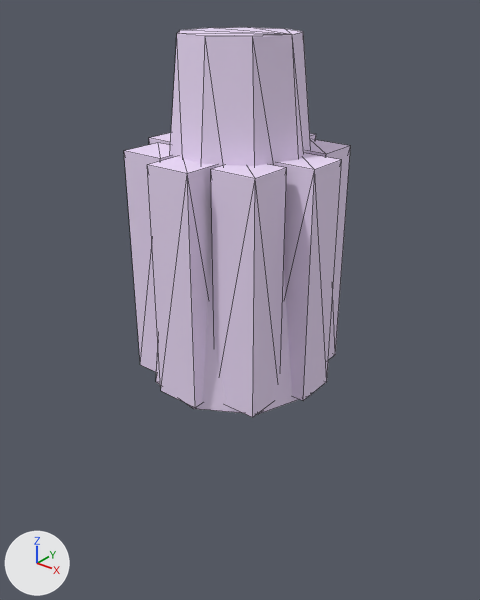
One commit to the OBJ model models/custom_broom_cerdas_starlight.obj: the scene before it, then after it.
Rendered twice from a 50 mm lens placed at (0.577, -0.719, 0.563), pointed at (0.012, -0.013, 0.125). The axes (+X, +Y, +Z) are drawn at lower left. The lights are the same throughout. The picture after the commit comes second. Mesh edges are drawn as thin lines. Where no turn or scale is listed for an object, it has been applied to the vertices.

Names of what the first picture shows: 'custom_broom_cerdas_starlight'.
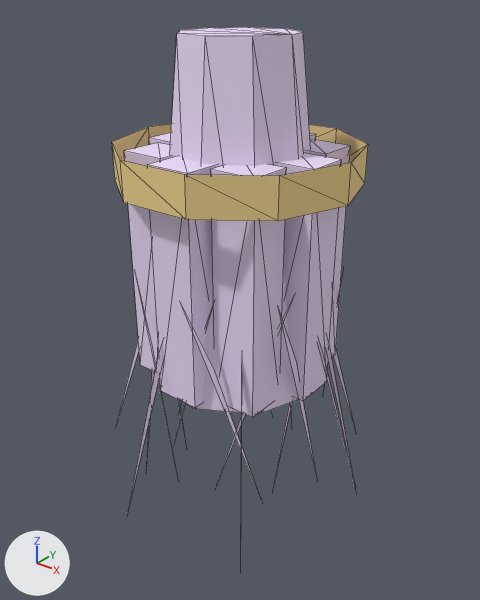
Changed parts and their boxes (x1, y1, x2, y2) in the pictures (480 x 600 px):
```json
{"object": "custom_broom_cerdas_starlight", "change": "reshaped", "before": [124, 27, 350, 417], "after": [112, 27, 368, 555], "on screen": "13% wider, 35% taller"}
{"part": 1, "of": "me_custom_broom_cerdas_starlight", "change": "added", "after": [112, 124, 368, 221], "on screen": "yellow"}
{"part": 2, "of": "me_custom_broom_cerdas_starlight", "change": "added", "after": [116, 272, 356, 555]}
```

The change, as JSON lines over the scene's bpy script:
```json
{"op": "add", "block": "mat_trim_brass", "code": ["mat_trim_brass = principled_material('trim_brass')", "mat_trim_brass.base_color = (0.87, 0.66, 0.28)  # yellow #f0d490", "mat_trim_brass.roughness = 1.0"]}
{"block": "me_custom_broom_cerdas_starlight", "where": "# used by ob_custom_broom_cerdas_starlight; location = (0.0, 0.0, 0.0)"}
{"op": "remove", "block": "me_custom_broom_cerdas_starlight", "code": "me_custom_broom_cerdas_starlight.from_pydata(...)  # 82 vertices, 128 faces; spans x -0.145..0.145, y -0.143..0.143, z 0.0..0.5"}
{"op": "add", "block": "me_custom_broom_cerdas_starlight", "code": "me_custom_broom_cerdas_starlight.from_pydata(...)  # 168 vertices, 170 faces; spans x -0.205..0.225, y -0.22..0.214, z -0.214..0.5"}
{"block": "me_custom_broom_cerdas_starlight", "change": "me_custom_broom_cerdas_starlight part 1"}
{"block": "me_custom_broom_cerdas_starlight", "change": "10 vertices are added at x -0.177..0.177, y -0.168..0.168, z 0.303"}
{"block": "me_custom_broom_cerdas_starlight", "change": "10 new vertices lie (0.0, 0.0, 0.054) away from vertices in x -0.177..0.177, y -0.168..0.168, z 0.303"}
{"block": "me_custom_broom_cerdas_starlight", "change": "20 new faces join them, mat_trim_brass (yellow #f0d490)"}
{"block": "me_custom_broom_cerdas_starlight", "change": "me_custom_broom_cerdas_starlight part 2"}
{"block": "me_custom_broom_cerdas_starlight", "change": "66 vertices are added at x -0.205..0.225, y -0.22..0.214, z -0.214..0.18"}
{"block": "me_custom_broom_cerdas_starlight", "change": "22 new faces join them, mat_cerdas_starlight (pale blue #ebdaf7)"}
{"op": "add", "block": "me_custom_broom_cerdas_starlight", "code": "me_custom_broom_cerdas_starlight.materials.append(mat_trim_brass)  # yellow #f0d490"}
```
